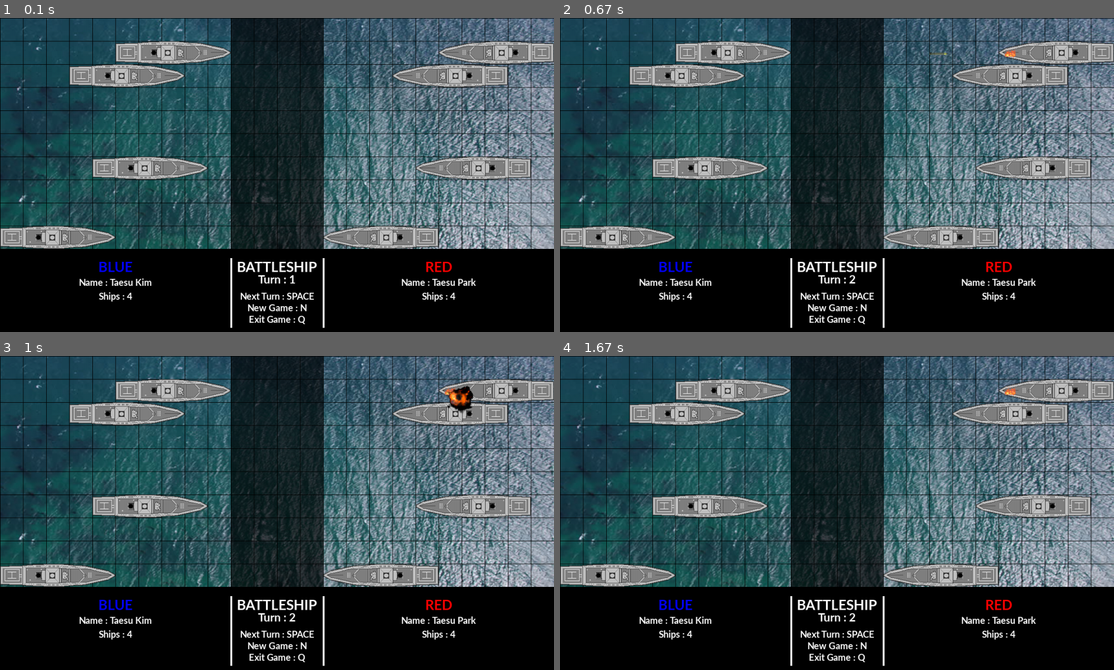
Above: before the commit, frames 1-4 (two rows, left to right).
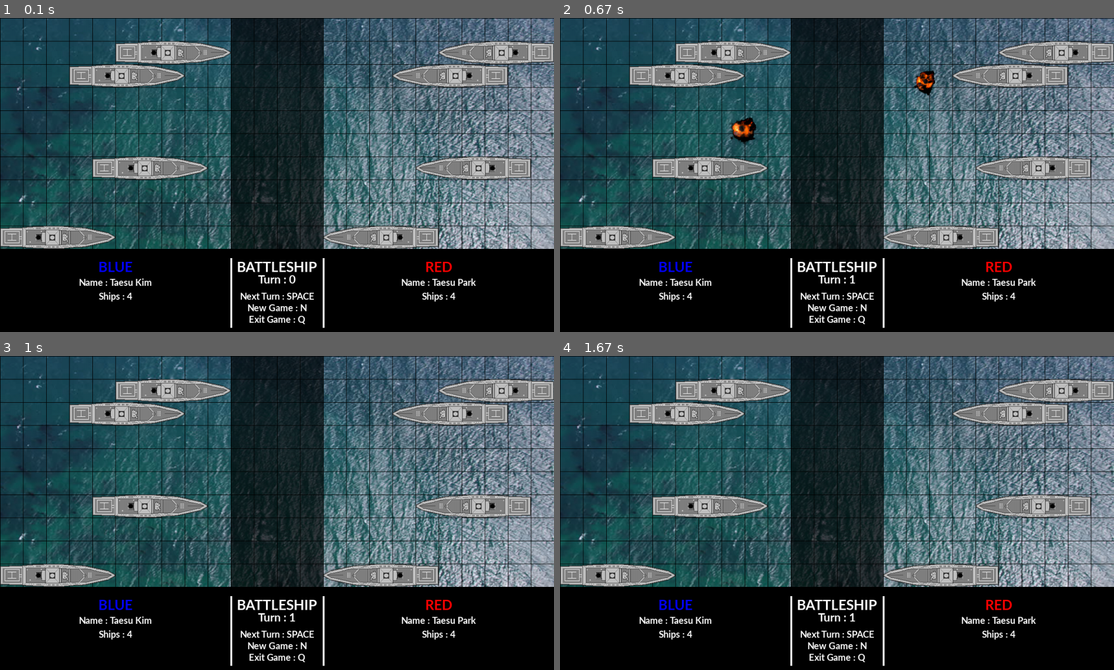
Above: after the commit, the same moments.

Repository: kimts2627/pygame_battleship
Game: pygame game, started from game.py
Two runs of this game, one before a commit and one after it. Both use one fixed random seed, a clock stepped at 60 frames per second and the inputs below.
Inputs:
- Up to frame 1 (0.1 s): no input
- Up to frame 2 (0.67 s): tap Space at 0.33 s
- Up to frame 3 (1 s): no input
- Up to frame 4 (1.67 s): no input

The runs differ from the first frame. In frame 1, less than 0.1% of the frame differs, in the area x 52-54%, y 81-85%; in frame 2, 0.6%, in the area x 30-83%, y 10-85%; in frame 3, 0.3%; in frame 4, less than 0.1%.

Commit message:
[Frontend] <feature>: AI Player init
미사일 fx이펙트 class가 추가 되었습니다. 미사일이 날아갈 때 특수효과가 추가 되었습니다.
AI가 짜여진 코드에 따라 스스로 목표물을 판단해 공격하는 기능이 추가 되었습니다.
기존 정해진 목표물을 공격하는 테스트 코드를 제거하고, 이제 작성된 AI에 따라서 자동으로 게임을 진행 합니다.
-- 다수의 버그가 발생하여, 원활한 게임 진행이 불가 합니다. 수정 필요

Diff:
--- a/game.py
+++ b/game.py
@@ -10,7 +10,13 @@
 pg.init()
 map_data = []
 clock = pg.time.Clock()
-turn = 1
+turn = 0
+_last_position = (0, 0)
+_last_result = ''
+# def set_last_position(pos: tuple):
+#     _last_position = pos
+# def set_last_result(result: str):
+#     _last_result = result
 my_font = pg.font.SysFont('latobold', 30, True, False)
 my_font_2 = pg.font.SysFont('latobold', 25, True, False)
 my_font_3 = pg.font.SysFont('latobold', 20, True, False)
@@ -167,12 +173,11 @@
         self.rect.x = col
         self.rect.y = row
         self.speed = 25
-        self.curve = 5
 
     def update(self):
         print('update!')
-        x = self.target.x + 25
-        y = self.target.y + 25
+        x = self.target['x']
+        y = self.target['y']
         #####################################################3
         if self.rect.x != x:
             if self.rect.x > x:
@@ -186,10 +191,33 @@
                 self.rect.y += self.speed
         #####################################################
         if self.rect.y == y and self.rect.x == x:
-            print('hit!!!!!!!!!')
             explode = Explode(x, y)
             effect_group.add(explode)
             missile_group.remove(self)
+        fx = MissileFx(self)
+        missile_group.add(fx)
+
+class MissileFx(pg.sprite.Sprite):
+    def __init__(self, parent):
+        pg.sprite.Sprite.__init__(self)
+        self.parent = parent
+        self.x = self.parent.rect.x
+        self.y = self.parent.rect.y
+        self.image = pg.Surface((self.x, self.y))
+        self.image.fill(GRAY)
+        pg.draw.circle(self.image, GRAY, (self.x // 2, self.y // 2), 5)
+        self.image = pg.transform.scale(self.image, (20, 20))
+        self.rect = self.image.get_rect(centerx = self.x, centery = self.y)
+        self.size = 20
+        self.animation_time = round(100 / 100, 2)
+        self.current_time = 0
+
+    def update(self):
+        if self.size == 0:
+            missile_group.remove(self)
+        else:
+            self.size -= 5
+            self.image = pg.transform.scale(self.image, (self.size, self.size))
 
 class Explode(pg.sprite.Sprite):
     def __init__(self, col, row):
@@ -244,30 +272,39 @@
         self.rect.x = col
         self.rect.y = row
         self.status = 'normal'
+        self.enemy_group = None
+        if self.team == 'blue': self.enemy_group = red_ships
+        elif self.team == 'red': self.enemy_group = blue_ships
 
     def attack(self, target):
         x = self.rect.centerx
         y = self.rect.centery
         missile = Missile(x, y, self.team, target)
         missile_group.add(missile)
+        print(target)
         for i in back_group:
-            if i.rect.x == target.x and i.rect.y == target.y:
-                i.set_child(target)
+            if i.rect.x == target['x'] and i.rect.y == target['y']:
+                for j in self.enemy_group:
+                    # global _last_result
+                    # global _last_position
+                    if target['x'] == j.rect.x + 25 and target['y'] == j.rect.y + 25:
+                        i.set_child(target)
+                        _last_result = 'hit'
+                        _last_position = (target['x'], target['y'])
+                    else:
+                        _last_result = 'nohit'
+                        _last_position = (target['x'], target['y'])
 
     def mark_to_attacked(self):
         self.status = 'attacked'
 
-# ship = Ship(150, 150, 'blue')
-# blue_ships.add(ship)
-# ship2 = Ship(900, 250, 'red')
-# red_ships.add(ship2)
-
 class MyAi:
-    def __init__(self, team, name, initail_map):
+    def __init__(self, team, name):
         self.team = team
         self.name = name or 'unnamed'
         self.ships = []
-        self.map = initail_map
+        self.current_ship = None
+        self.last_attack_result = []
 
     def create_ships(self):
         if self.team == 'blue':
@@ -279,29 +316,91 @@
         elif self.team == 'red':
             SHIPS_POS = [[150, 100], [250, 50], [200, 300], [0, 450]]
             SHIPS_POS = list(map(lambda i : [i[0] + 700, i[1]], SHIPS_POS))
-            print(SHIPS_POS)
             for i in SHIPS_POS:
                 new_ship = Ship(i[0], i[1], self.team)
                 self.ships.append(new_ship)
                 red_ships.add(new_ship)
 
-    def attack(self):
-        print('')
+    def attacking_order(self, x: int, y: int):
+        #! 입력 좌표가 최대값(450)을 넘어가면 450으로 보정
+        #! 0이나 50의 배수가 아니라면, 입력값과 가장 가까운 50의 배수로 보정(내림)
+        new_x = x
+        new_y = y
+        if new_x > 450:
+            new_x = 450
+        elif new_x != 0 and new_x % 50 != 0:
+            if new_x < 50:
+                new_x = 0
+            else:
+                new_x -= (new_x % 50)
+        if new_y > 450:
+            new_y = 450
+        elif new_y != 0 and new_y % 50 != 0:
+            if new_y < 50:
+                new_y = 0
+            else:
+                new_y -= (new_y % 50)
+        blue_ships_num = len(blue_ships.sprites())
+        red_ships_num = len(red_ships.sprites())
+        if self.team == 'blue':
+            new_x += 25
+            new_y += 25
+            self.current_ship = blue_ships.sprites()[random.randrange(0, blue_ships_num)]
+        elif self.team == 'red':
+            new_x += 725
+            new_y += 25
+            self.current_ship = red_ships.sprites()[random.randrange(0, red_ships_num)]
+        target = {'x': new_x, 'y': new_y}
+        self.current_ship.attack(target)
 
     def ai_action(self, turn):
-        print('')
+    #############################* USER CODE HERE * ######################################
+        x = random.randint(0, 450)
+        y = random.randint(0, 450)
+        result = self.last_attack_result
+        if turn == 1:
+            self.attacking_order(x, y)
+        else:
+            if len(result) == 0:
+                self.attacking_order(x, y)
+            else:
+                if result[-1]['result'] == 'nohit':
+                    for i in result.reversed():
+                        if i['result'] == 'hit':
+                            x = i['position'][0] + 50
+                            y = i['position'][1]
+                            self.attacking_order(x, y)
+                elif result[-1]['result'] == 'hit':
+                            x = x + 50
+                            self.attacking_order(x, y)
+
+    #! Don't edit global variable / constant or Fn
+    # Attack Function is self.attacking_order(x: int, y: int) -> void
+    # 'x' or 'y' position must be 0 ~ 450 and also multiple of fifty
+    # Position value will auto adjustment, if position value over 450 or not multiple of fifty
+    # Your attacking order's result will be in self.last_attack_result list ([{position: tuple, result: str} ... {position: tuple, result: str}])
+    #############################* USER CODE HERE * ######################################
 
     def ai_init(self):
         self.create_ships()
         print('')
 
-    def update_status(self):
-        print('')
-
-blue_man = MyAi('blue', 'Taesu Kim', map_data)
-blue_man.create_ships()
-red_man = MyAi('red', 'Taesu Park', map_data)
-red_man.create_ships()
+    def set_attack_result(self, result, position):
+        self.last_attack_result.append({result: result, position: position})
+        print(f'{self.team} attacked {position} position => {result}')
+
+def generate_user_action_result(attack_position: tuple, team: str):
+    if team == 'blue':
+        for i in blue_ships:
+            if i.rect.x == attack_position[0] and i.rect.y == attack_position[1]:
+                return 'hit'
+            else:
+                return 'nohit'
+
+blue_man = MyAi('blue', 'Taesu Kim')
+blue_man.ai_init()
+red_man = MyAi('red', 'Taesu Park')
+red_man.ai_init()
 
 done = False
 while not done:
@@ -311,11 +410,14 @@
             done = True
         elif event.type == pg.KEYDOWN:
             if event.key == pg.K_SPACE:
-                blue_ships_num = len(blue_ships.sprites())
-                red_ships_num = len(red_ships.sprites())
-                ship = blue_ships.sprites()[random.randrange(0, blue_ships_num)]
-                ship.attack(red_ships.sprites()[random.randrange(0, red_ships_num)].rect)
                 turn += 1
+                print(f'{turn} turn!')
+                blue_man.ai_action(turn)
+                blue_man.set_attack_result(_last_result, _last_position)
+                print(_last_position, _last_result)
+                red_man.ai_action(turn)
+                red_man.set_attack_result(_last_result, _last_position)
+                print(_last_position, _last_result)
     screen.fill(BLACK)
 
     screen.blit(background, (0, -176))
--- a/globals.py
+++ b/globals.py
@@ -1,5 +1,6 @@
 import pygame as pg
 from os import path
+import math
 
 TILESIZE = 50
 WIDTH = 1200
@@ -8,6 +9,7 @@
 
 WHITE = (255, 255, 255)
 BLACK = (0, 0, 0)
+GRAY = (128, 128, 128)
 BLUE = (0, 0, 255)
 RED = (255, 0, 0)
 
@@ -20,3 +22,6 @@
 RED_TEAM = "RED"
 LEFT_SHIPS = "Ships : "
 PLAYER_NAME = "Name : "
+
+# a = {'x': 123, 'y': 222}
+# print(a[x])
Binary file changed: images/missile.png
